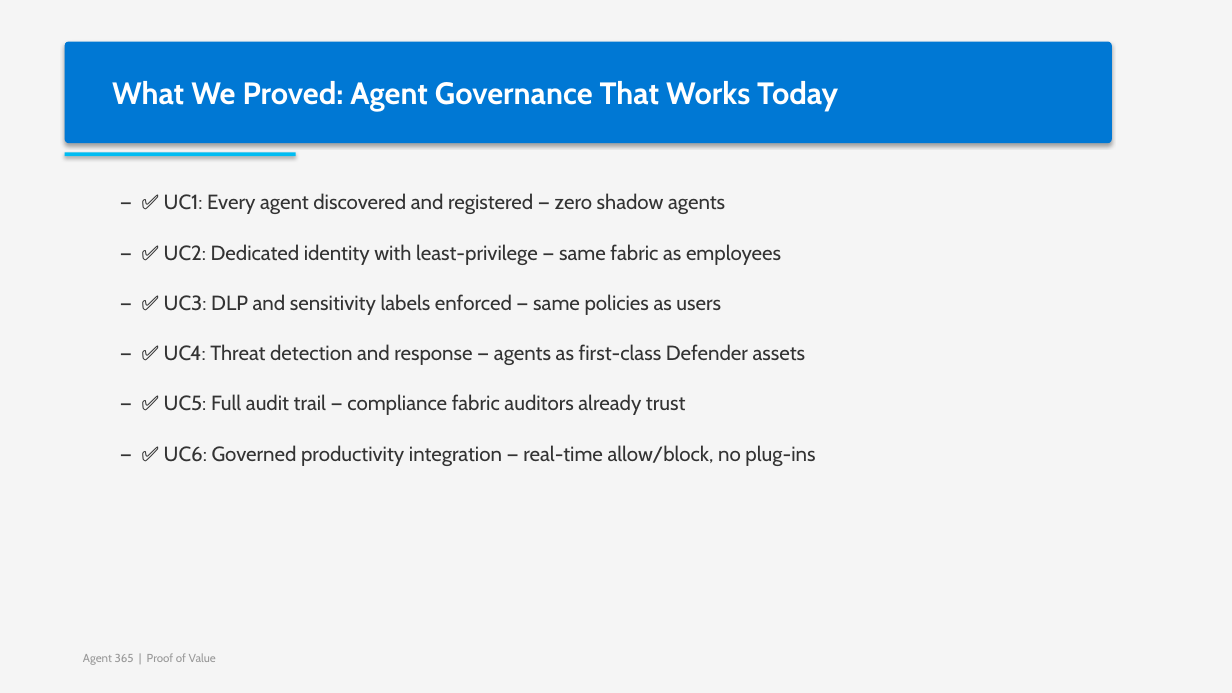
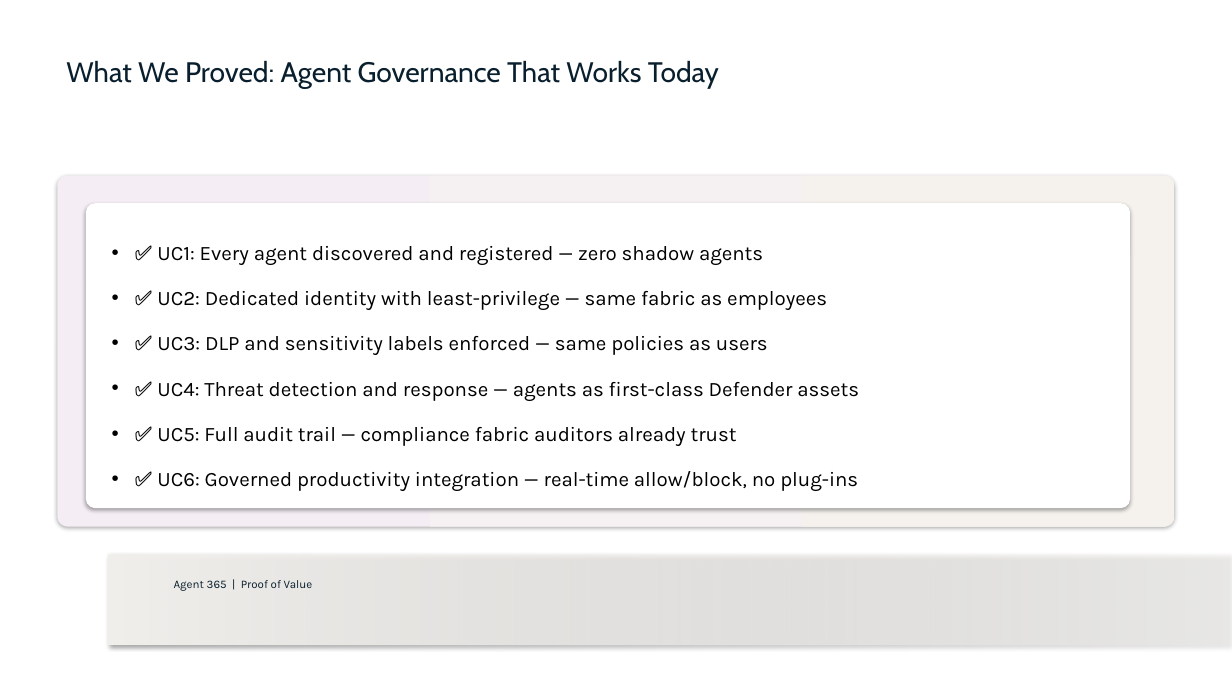
Before and after one commit to cloudtoso/Agent-365-POC, a slide deck: slide 38 of Agent365-PoV-Deck.pptx. Drawn at 1232x693 pixels with LibreOffice and Linux fonts; fonts in the diff are those of the drawing. Boxes give left, top, right and bottom in pixels: in the first picture for what was removed or moved away, otherwise in the second. Text is boxed around its words. In the diff, an @@ line names an element or a change of style, - is before the commit and + after.

```diff
--- a/Agent365-PoV-Deck.pptx
+++ b/Agent365-PoV-Deck.pptx
@@ rectangle removed at [0,0,1232,693] @@
@@ text "What We Proved: Agent Governance ...": place and size @@
-text "What We Proved: Agent Governance ..." at [65,42,1112,143]
+text "What We Proved: Agent Governance ..." at [66,60,719,89]
@@ text "What We Proved: Agent Governance ..." at [66,60,719,89]: size 24 to 22 pt, text colour #FFFFFF to #091F2E, bold off; fill #0078D4 to none; shadow off @@
@@ rounded rectangle added at [57,176,1175,527], fill gradient #F4EDF4 to #F5F2EE @@
@@ rectangle removed at [65,152,296,156] @@
@@ rounded rectangle added at [86,203,1130,508], fill #FFFFFF @@
@@ text at [157,246,859,491]: text changed; font Cabin to Karla; text colour #333333 to #000000 @@
-— ✅ UC1: Every agent discovered and registered — zero shadow agents
-— ✅ UC2: Dedicated identity with least-privilege — same fabric as employees
-— ✅ UC3: DLP and sensitivity labels enforced — same policies as users
-— ✅ UC4: Threat detection and response — agents as first-class Defender assets
-— ✅ UC5: Full audit trail — compliance fabric auditors already trust
-— ✅ UC6: Governed productivity integration — real-time allow/block, no plug-ins
+• ✅ UC1: Every agent discovered and registered — zero shadow agents
+• ✅ UC2: Dedicated identity with least-privilege — same fabric as employees
+• ✅ UC3: DLP and sensitivity labels enforced — same policies as users
+• ✅ UC4: Threat detection and response — agents as first-class Defender assets
+• ✅ UC5: Full audit trail — compliance fabric auditors already trust
+• ✅ UC6: Governed productivity integration — real-time allow/block, no plug-ins
@@ rectangle added at [108,555,1232,645], fill gradient #F2F0ED @@
@@ text "Agent 365 | Proof of ...": place and size @@
-text "Agent 365 | Proof of ..." at [83,653,216,665]
+text "Agent 365 | Proof of ..." at [174,580,313,591]
@@ text "Agent 365 | Proof of ..." at [174,580,313,591]: font Cabin to Karla, text colour #999999 to #091F2E @@
```
Also in this commit, not shown: 43 other slides changed, 1 other file.
